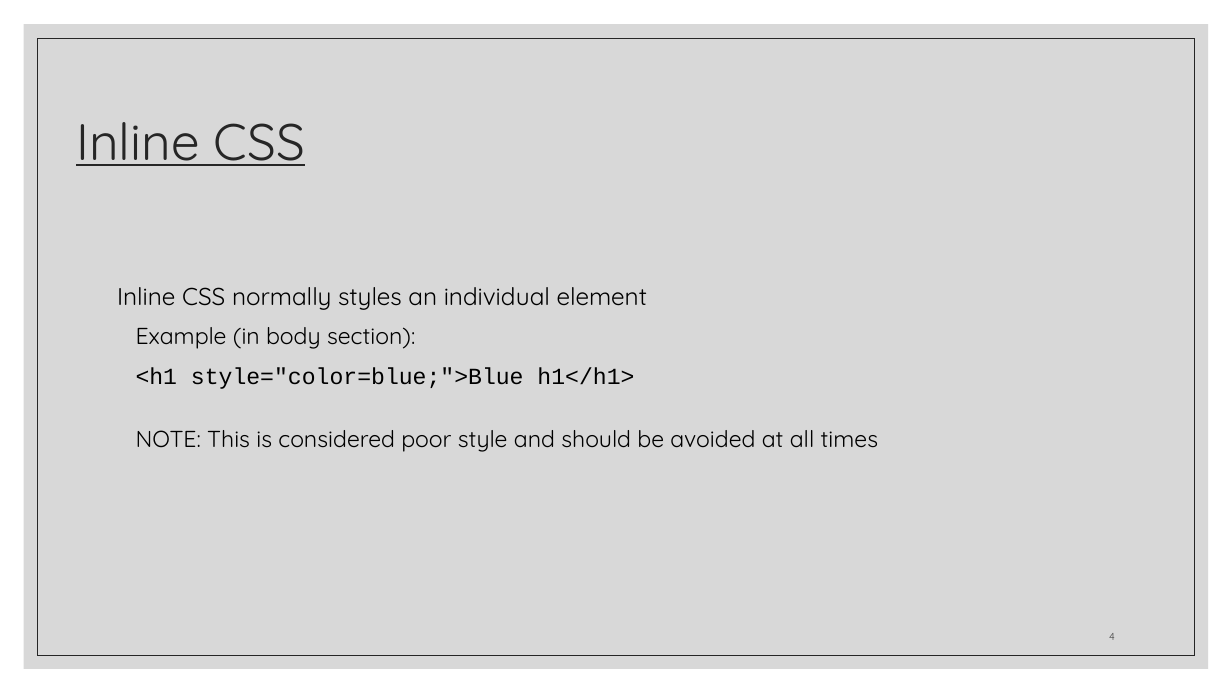
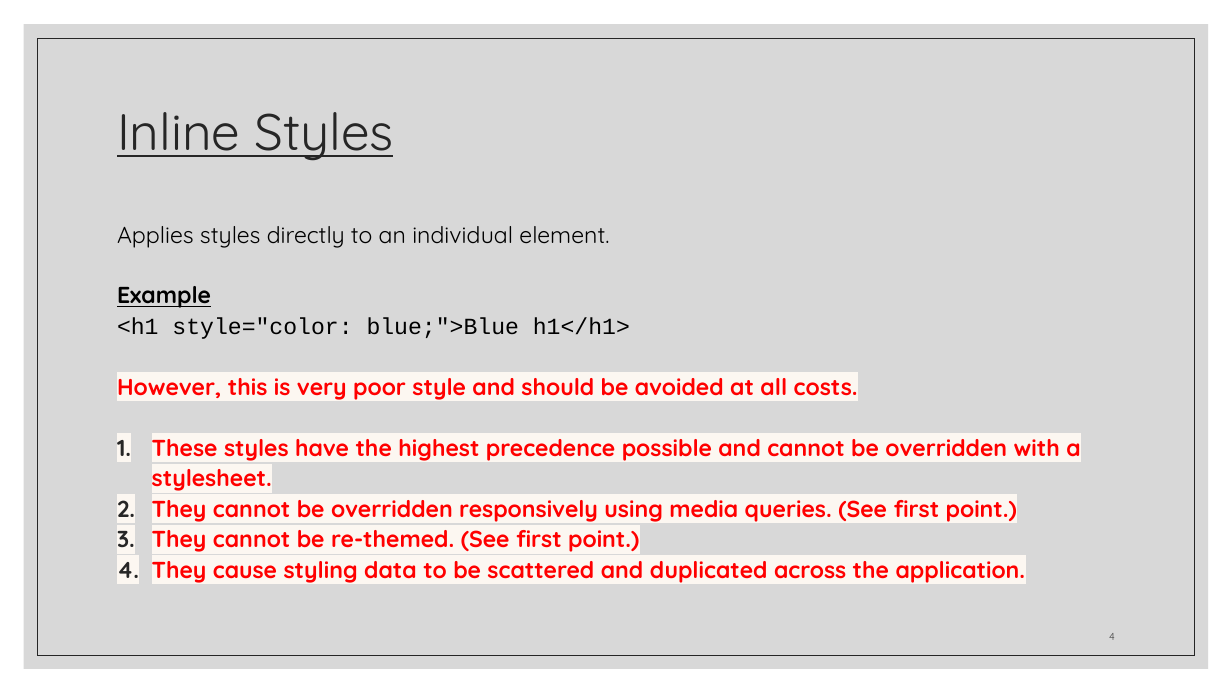
Before and after one commit to zackstotts/base-node-curriculum, a slide deck: slide 4 of unit_00/html_review/03 CSS.pptx. Drawn at 1232x693 pixels with LibreOffice and Linux fonts; fonts in the diff are those of the drawing. Boxes give left, top, right and bottom in pixels: in the first picture for what was removed or moved away, otherwise in the second. Text is boxed around its words. In the diff, an @@ line names an element or a change of style, - is before the commit and + after.

Commit message:
Working on CSS slides

```diff
--- a/unit_00/html_review/03 CSS.pptx
+++ b/unit_00/html_review/03 CSS.pptx
@@ title at (117, 112, 393, 161): text changed @@
-Inline CSS
+Inline Styles
@@ text at (117, 226, 1080, 583): text changed; text colour #000000 to #FF0000; bold on @@
-Inline CSS normally styles an individual element
-Example (in body section):
-<h1 style="color=blue;">Blue h1</h1>
-NOTE: This is considered poor style and should be avoided at all times
+Applies styles directly to an individual element.
+Example
+<h1 style="color: blue;">Blue h1</h1>
+However, this is very poor style and should be avoided at all costs.
+1. These styles have the highest precedence possible and cannot be overridden with a stylesheet.
+2. They cannot be overridden responsively using media queries. (See first point.)
+3. They cannot be re-themed. (See first point.)
+4. They cause styling data to be scattered and duplicated across the application.
```
Also in this commit, not shown: 28 other slides changed, 9 slides added, 2 slides removed.
